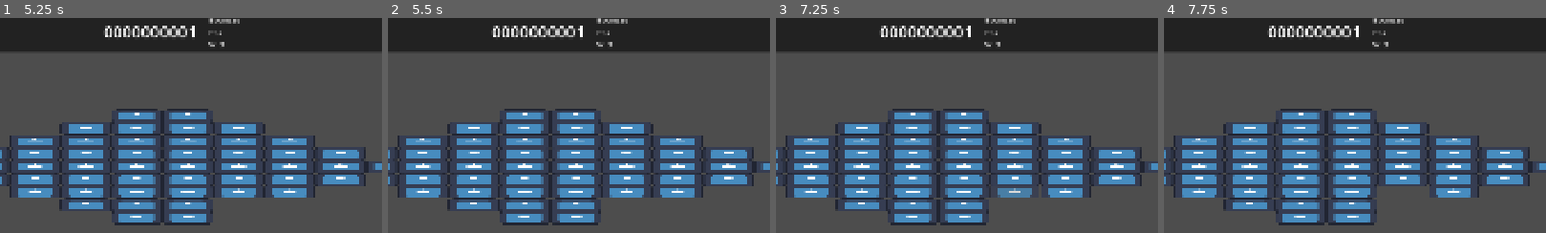
Above: before the commit, frames 1-4 (left to right).
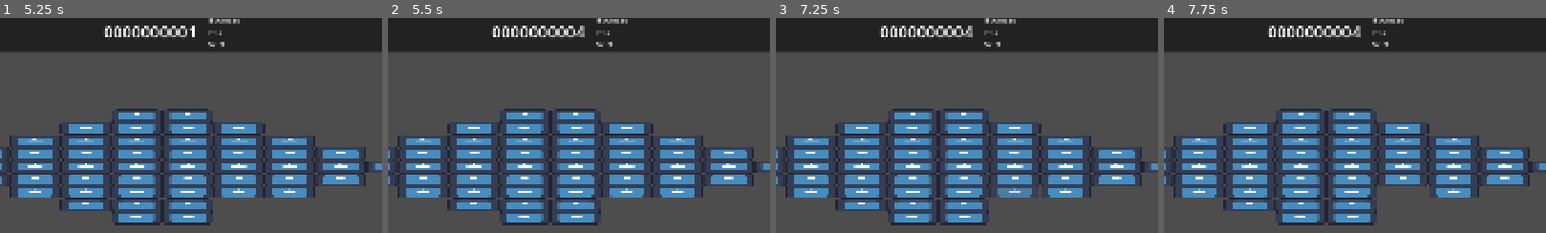
Above: after the commit, the same moments.

Repository: Fox-Alpha/BrickBreaker-MiniGame
Game: Godot game, scene res://scenes/game/main_game.tscn
The game is run twice, just before and just after one commit, with the same random seed, the same clock (stepped at 60 frames per second) and the same inputs. The engine's default icon, where the game draws it, is replaced by a stand-in: a white triangle on a blue panel in a dark square.
Inputs (mouse positions are % of the whole screen's width and height, from its top left):
- Up to frame 1 (5.25 s): move the mouse to (72, 45) at 0.52 s; hold D (p1_right) 0.53-1.25 s; click "RESET" at 1.25 s; move the mouse to (30, 55) at 2.02 s; hold A (p1_left) 2.03-2.78 s; move the mouse to (60, 28) at 2.77 s; hold D (p1_right) 2.78-4.28 s; move the mouse to (45, 70) at 3.52 s; move the mouse to (80, 65) at 4.27 s; hold A (p1_left) from 4.28 s (still down); move the mouse to (20, 35) at 5.02 s
- Up to frame 2 (5.5 s): keep holding A (p1_left)
- Up to frame 3 (7.25 s): move the mouse to (55, 50) at 5.77 s; move the mouse to (35, 25) at 6.52 s; release A (p1_left) at 6.53 s; hold D (p1_right) from 6.53 s (still down)
- Up to frame 4 (7.75 s): keep holding D (p1_right); move the mouse to (72, 45) at 7.27 s
The pictures show only the part of the screen within x 29-79%, y 1-51%; the shares and areas given below are measured in that part.

Frame 1 is identical in both runs. In frame 2, 0.1% of the frame differs, in the area x 49-52%, y 3-9%; in frame 3, 0.1%; in frame 4, 0.1%.

Commit message:
Fix: Signal Flag one_shot war nicht erforderlich

Diff:
--- a/scenes/brickmap/brick_map.gd
+++ b/scenes/brickmap/brick_map.gd
@@ -97,6 +97,6 @@
 
 
 func _on_tree_entered() -> void:
-	child_entered_tree.connect(_on_child_entered_tree, ConnectFlags.CONNECT_ONE_SHOT)
-	child_exiting_tree.connect(_on_child_exiting_tree, ConnectFlags.CONNECT_ONE_SHOT)
+	child_entered_tree.connect(_on_child_entered_tree)
+	child_exiting_tree.connect(_on_child_exiting_tree)
 	pass # Replace with function body.
